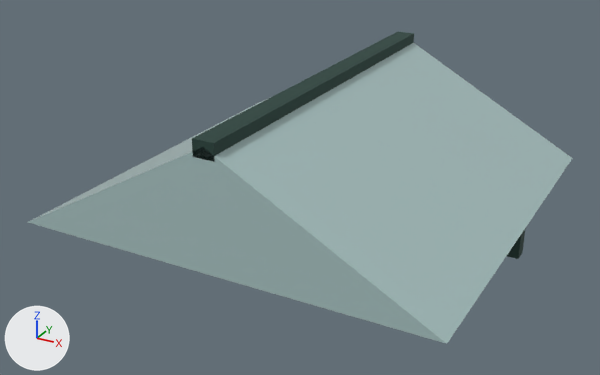
The glTF model src/Borough.Godot/assets/market-hall/iron-roof.glb, before and after one commit.
Both versions are drawn from a 50 mm camera at (3.46, -6.77, 10.33) aimed at (-0.13, -0.26, 7.07). Arrows for +X, +Y and +Z are at lower left; the lights stay in place. The first picture is the older version. Vertices at exactly the same position are counted once.

In view in the first picture: 'iron-roof'.
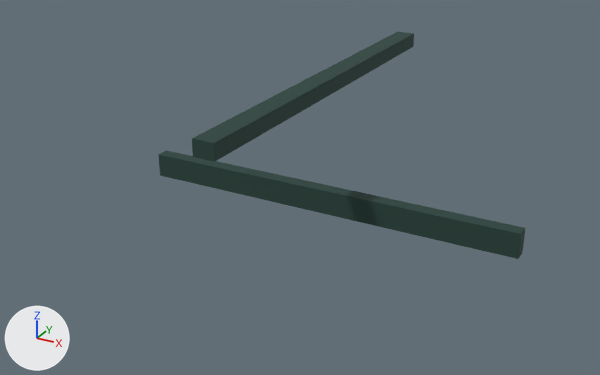
Commit message: Show market hall stalls through iron glass and between shed aisle roofs

Edits to the scene script, one JSON object a line:
```json
{"block": "me_glass", "where": "# used by ob_iron_roof; location = (0.0, 0.0, 0.0)"}
{"op": "remove", "block": "me_glass", "code": "me_glass.from_pydata(...)  # 22 vertices, 32 faces; spans x -2.0..2.0, y -2.0..2.0, z 6.75..8.15"}
{"op": "remove", "block": "me_glass", "code": "me_glass.materials.append(mat_roof_glass)  # light grey #a9c3c2"}
{"op": "add", "block": "me_glass", "code": "me_glass.from_pydata(...)  # 16 vertices, 24 faces; spans x -2.0..2.0, y -2.0..2.0, z 6.75..8.15"}
{"block": "me_glass", "change": "me_glass part 1: the loose piece of 6 vertices spanning x -2.0..2.0, y -2.0..2.0, z 7.0..8.1 is deleted"}
```

What differs and where, as boxes (x1, y1, x2, y2) in the pictures (600 x 375 px):
```json
{"object": "iron-roof", "change": "reshaped", "before": [28, 32, 573, 344], "after": [158, 32, 525, 259], "on screen": "33% narrower, 27% shorter"}
{"part": 1, "of": "me_glass", "change": "deleted", "before": [28, 43, 573, 344]}
```
